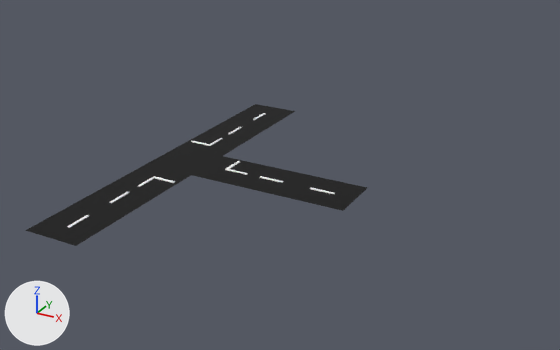
The OBJ model Media/Models/road_2x1_cross_01.obj, before and after one commit.
One viewpoint serves both versions: a 50 mm lens placed at (61.4, -117.2, 60.0), pointed at (-2.7, -0.6, 1.7). The axes (+X, +Y, +Z) are drawn at lower left. The lights are the same throughout. Where no turn or scale is listed for an object, it has been applied to the vertices.

The first picture shows 'road_2x1_cross_01'.
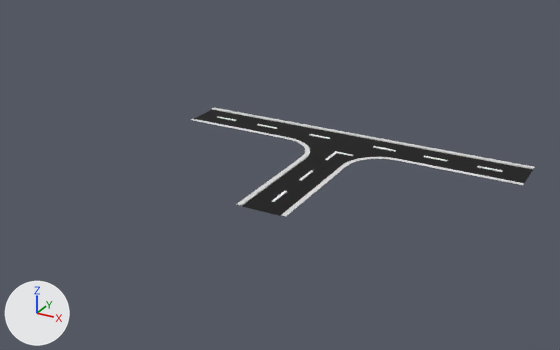
What differs and where, as boxes (x1, y1, x2, y2) in the pictures (560 x 350 px; the box of a moved part takes in the faces that stretch with it):
'road_2x1_cross_01', reshaped (24% shorter): before (26, 104, 367, 246); after (191, 108, 534, 216)
part 1 of me_road_2x1_cross_01, moved or reshaped: before (110, 192, 129, 203); after (272, 191, 287, 202)
part 2 of me_road_2x1_cross_01, moved or reshaped: before (228, 127, 241, 135); after (299, 170, 313, 181)
part 3 of me_road_2x1_cross_01, moved or reshaped: before (67, 215, 89, 228); after (217, 116, 236, 121)
part 4 of me_road_2x1_cross_01, moved or reshaped: before (253, 113, 265, 120); after (257, 124, 277, 129)
part 5 of me_road_2x1_cross_01, moved or reshaped: before (310, 188, 335, 194); after (424, 156, 448, 161)
part 6 of me_road_2x1_cross_01, moved or reshaped: before (260, 176, 283, 183); after (477, 166, 503, 172)
part 7 of me_road_2x1_cross_01, rebuilt (24% shorter): before (26, 104, 367, 246); after (191, 108, 534, 216)
part 8 of me_road_2x1_cross_01, deleted: before (138, 176, 175, 187)
part 9 of me_road_2x1_cross_01, deleted: before (191, 138, 223, 146)
part 10 of me_road_2x1_cross_01, deleted: before (225, 161, 248, 175)

Edits to the bpy script that builds the scene:
```text
Add mat_grey:
    mat_grey = principled_material('grey')
    mat_grey.base_color = (0.71, 0.71, 0.71)  # light grey #dbdbdb
    mat_grey.roughness = 0.9
Change me_road_2x1_cross_01:
    used by ob_road_2x1_cross_01; location = (0.0, 0.0, 0.0)
    remove me_road_2x1_cross_01.from_pydata(...)  # 106 vertices, 164 faces; spans x -30.5..12.5, y -37.5..37.5, z -0.2..0.2
    add me_road_2x1_cross_01.from_pydata(...)  # 158 vertices, 236 faces; spans x -37.5..37.5, y -12.5..30.0, z -0.2..0.2
    me_road_2x1_cross_01 part 1: the loose piece of 8 vertices spanning x -25.2..-24.8, y -22.5..-17.6, z -0.2..0.2 is moved by (25.0, 14.2, 0.0)
    me_road_2x1_cross_01 part 2: the loose piece of 8 vertices spanning x -25.2..-24.8, y 16.7..21.6, z -0.2..0.2 is moved by (25.0, -14.2, 0.0)
    me_road_2x1_cross_01 part 3: the loose piece of 8 vertices spanning x -25.2..-24.8, y -33.3..-28.4, z -0.2..0.2 is turned -90 degrees about the z axis through the mesh origin
    me_road_2x1_cross_01 part 4: the loose piece of 8 vertices spanning x -25.2..-24.8, y 27.5..32.4, z -0.2..0.2 is turned -90 degrees about the z axis through its middle, then moved by (4.9, -4.9, 0.0)
    me_road_2x1_cross_01 part 5: the loose piece of 8 vertices spanning x 3.4..8.3, y -0.2..0.2, z -0.2..0.2 is turned 180 degrees about the z axis through its middle, then moved by (13.2, 25.0, 0.0)
    me_road_2x1_cross_01 part 6: the loose piece of 8 vertices spanning x -7.4..-2.5, y -0.2..0.2, z -0.2..0.2 is turned 180 degrees about the z axis through its middle, then moved by (34.9, 25.0, 0.0)
    me_road_2x1_cross_01 part 7: the loose piece of 10 vertices spanning x -30.5..12.5, y -37.5..37.5, z 0.0 is rebuilt with 78 vertices and now spans x -37.5..37.5, y -12.5..30.0, z 0.0..0.2
    me_road_2x1_cross_01 part 8: the loose piece of 16 vertices spanning x -25.2..-20.4, y -14.5..-9.6, z -0.2..0.2 is deleted
    me_road_2x1_cross_01 part 9: the loose piece of 16 vertices spanning x -29.6..-24.8, y 9.0..13.9, z -0.2..0.2 is deleted
    me_road_2x1_cross_01 part 10: the loose piece of 16 vertices spanning x -15.2..-10.3, y -0.2..4.6, z -0.2..0.2 is deleted
    add me_road_2x1_cross_01.materials.append(mat_grey)  # light grey #dbdbdb
```
